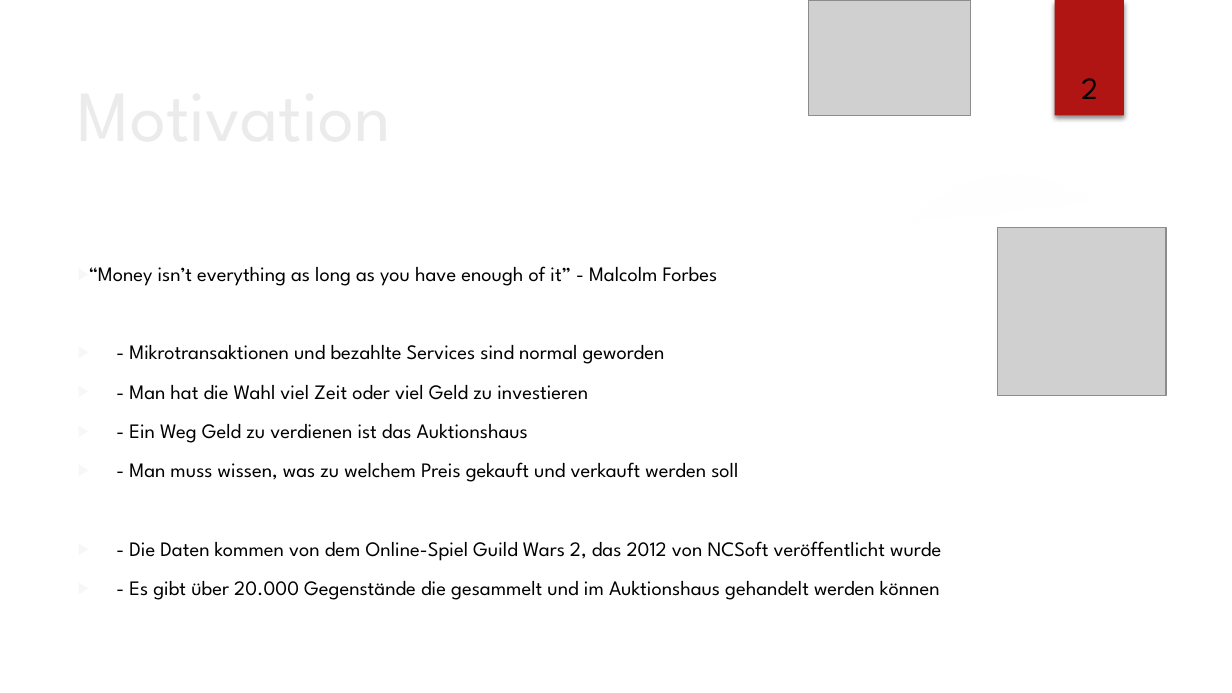
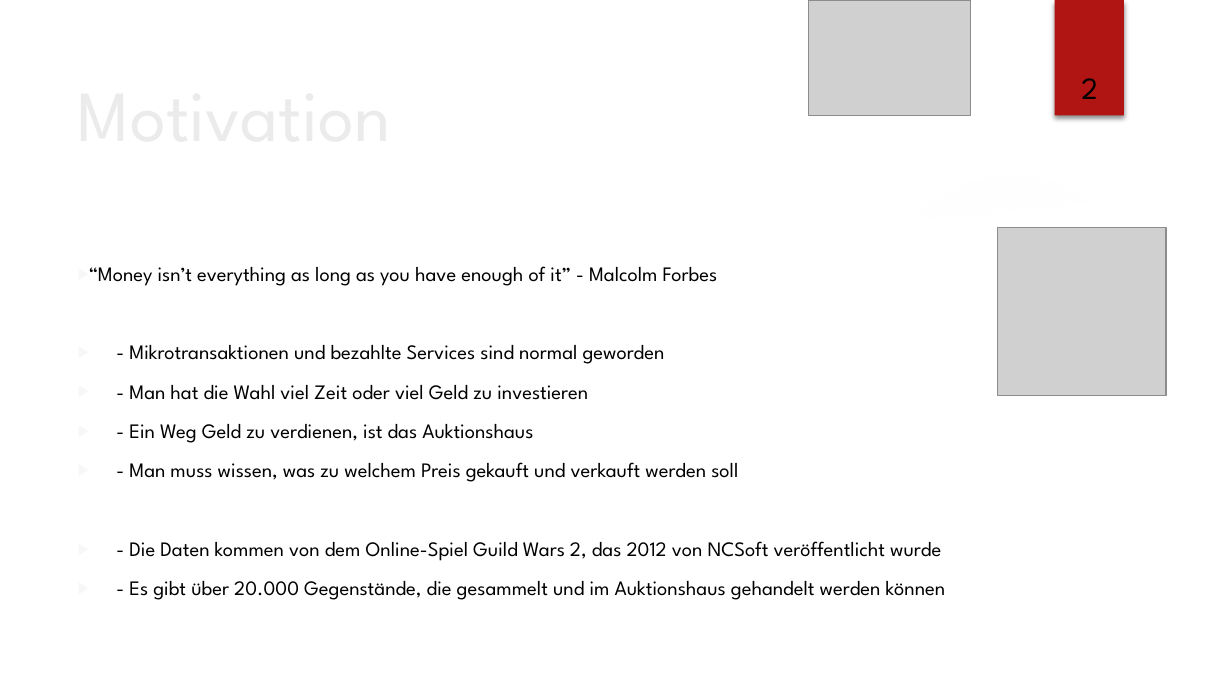
Before and after one commit to lz039/Gw2Trading, a slide deck: slide 2 of reports/presentation_custom_design.pptx. Drawn at 1232x693 pixels with LibreOffice and Linux fonts; fonts in the diff are those of the drawing; grey boxes stand for pictures; background and template pictures are left out. Boxes give left, top, right and bottom in pixels: in the first picture for what was removed or moved away, otherwise in the second. Text is boxed around its words. In the diff, an @@ line names an element or a change of style, - is before the commit and + after.

Commit message:
fixed typos, added some todos

```diff
--- a/reports/presentation_custom_design.pptx
+++ b/reports/presentation_custom_design.pptx
@@ text at box(129, 424, 533, 443): text changed @@
-▶ - Ein Weg Geld zu verdienen ist das Auktionshaus
+▶ - Ein Weg Geld zu verdienen, ist das Auktionshaus
@@ text at box(129, 581, 946, 600): text changed @@
-▶ - Es gibt über 20.000 Gegenstände die gesammelt und im Auktionshaus gehandelt werden können
+▶ - Es gibt über 20.000 Gegenstände, die gesammelt und im Auktionshaus gehandelt werden können
```
Also in this commit, not shown: 9 other slides changed.
